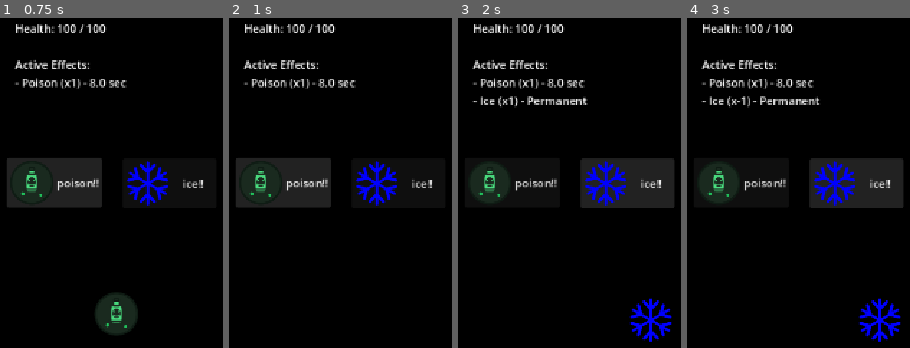
Above: before the commit, frames 1-4 (left to right).
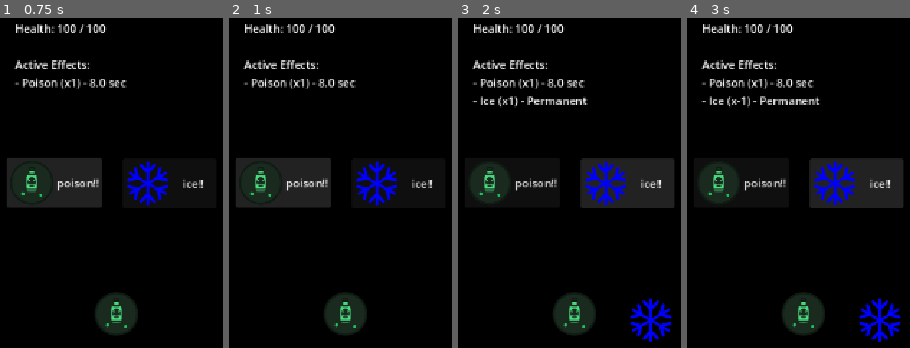
Above: after the commit, the same moments.

Repository: nestorac/godot-assets
Game: Godot game, scene res://TestStatusEffects.tscn
The game is run twice, just before and just after one commit, with the same random seed, the same clock (stepped at 60 frames per second) and the same inputs.
Inputs:
- Up to frame 1 (0.75 s): click "poison!!" at 0.5 s
- Up to frame 2 (1 s): no input
- Up to frame 3 (2 s): click "ice!!" at 1.25 s
- Up to frame 4 (3 s): click "poison!!" at 2 s; click "ice!!" at 2.75 s

Frame 1 is identical in both runs. In frame 2, 2.0% of the frame differs, in the area x 42-62%, y 83-97%; in frame 3, 2.0%; in frame 4, 2.0%.

Commit message:
Adjunsting timer...

Diff:
--- a/status-effect-manager/Character.gd
+++ b/status-effect-manager/Character.gd
@@ -5,6 +5,7 @@
 @onready var active_effects_label: Label = $"../UI/ActiveEffectsLabel"
 @onready var apply_button: Button = $"../UI/ApplyPoisonButton"
 @onready var ice_apply_button: Button = $"../UI/ApplyIceButton"
+@onready var timer: Timer = $"../Timer"
 
 @export var poison_effect: StatusEffect
 @export var ice_effect: StatusEffect
@@ -50,6 +51,7 @@
 	status_manager.apply_effect(poison_effect)
 	poisoned.connect($"../UI/Poison"._on_poisoned)
 	poisoned.emit()
+	timer.start(8.0)
 	print("Poison applied successfully!")
 	update_ui()
 
--- a/status-effect-manager/TestStatusEffects.tscn
+++ b/status-effect-manager/TestStatusEffects.tscn
@@ -78,6 +78,5 @@
 script = ExtResource("8_iad3b")
 
 [node name="Timer" type="Timer" parent="." unique_id=450557181]
-autostart = true
 
 [connection signal="timeout" from="Timer" to="Character" method="_on_timer_timeout"]
